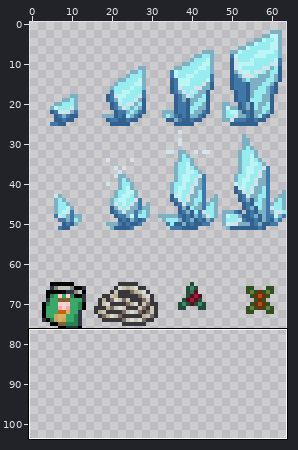
One commit to this sprite sheet: Lunatic_Nautilus/Graphics/Characters/icegrowx2.png. Above, an overview of the earlier version with the close-up marked.
Close-up. As it was:
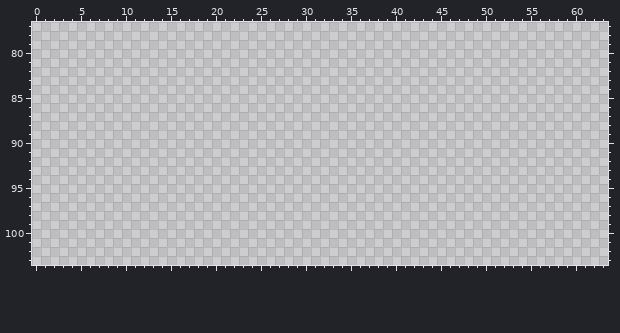
The file is 128x208 pixels, drawn in blocks of 2x2; one block is one cell here. Shown: x 0..63, y 77..103.
Palette (. is transparent): 
After the commit:
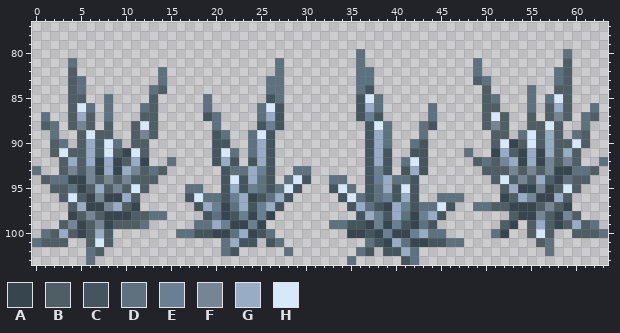
Colours new in this view: A #37454e  B #4f5d65  C #44555d  D #5d727e  E #697f92  F #758594  G #98acc5  H #d7e8fa
Changes in this commit:
Changed rows in their new state; - is an unchanged pixel.
first column x 0:
 80 ------------------------------------D----------------------D----
 81 ----D----------------------D--------D------------D---------B----
 82 ----B---------D------------D--------DD-----------D--------DB----
 83 ----BD--------D-----------DD--------DD-----------BD-------DB----
 84 ----BD-------DB-----------DD--------DC------------B----D--BB----
 85 ----BB--D----B-----D------CD--------CHD-----------BD---D-DHB----
 86 ----BHD-D---DB-----D-----DHC--------CGD-----D-----BB---D-BGB--D-
 87 -D--BGB-D---BB-----CD----DGC--------CEC-----D-----BHB--B-BFB-DB-
 88 -BD-BFB-B--BHB------D----CEC---------CHD---DC-----BFB--BBHB--D--
 89 --D--BHBB--BFB------CD--DHC----------CGD---D-------BB-DHBGB-DB--
 90 --BD-BGBHD-BB-------CC--DGC----------CGD--DC-------BHABHBGBBHB--
 91 --BHBBGBHBAHB-------CHD-DGC----------CGC--CC----D--AGBAGAGBGB---
 92 ---BGBGAGABGA--D----CGC-CGC----------CGC-DHC-----BDBFGAGAFBFB--D
 93 D--BFBFAGAGFBDB------CDDGEC--DD------CEC-CGC------BBBFBFBFAADDB-
 94 -BDDAAFBFBFBBB-------CHCGDC-DHC--DD--CEGDDC--------BHBFBGBADBB--
 95 --BBDABGBFBHB----DD--CGCEDCDHC---CHD-CDGCHC---------BGAAFABHB---
 96 ---BHBAFAAGB-----CHDDCEGACDGC-----CHDCDECGC--DDD----ABGFAAGB----
 97 ----BGAAFGBA------CGEADGCEGC-------CGDCAGECDDHC--DDBBAAABFBA----
 98 ----ABFBAAABBDD----CDACEAEA---------CGECGDAEGC-------BAAFBAFB---
 99 ---BFABFABBBD-----DDGEAAEA-------DDCCAEAECADC-------BA-BGBABGBD-
100 -DBGBABGB-------DDCCAADGACD--------AACAEAAEGDD-----DA--BHB--BBBD
101 DBBB--BHB------------DGCC-CD---------DCAGDAACCDD--------BD------
102 ------DB-------------DC-----D-------DC-CCGD--------------D------
103 ------D----------------------------D-----CD---------------------
